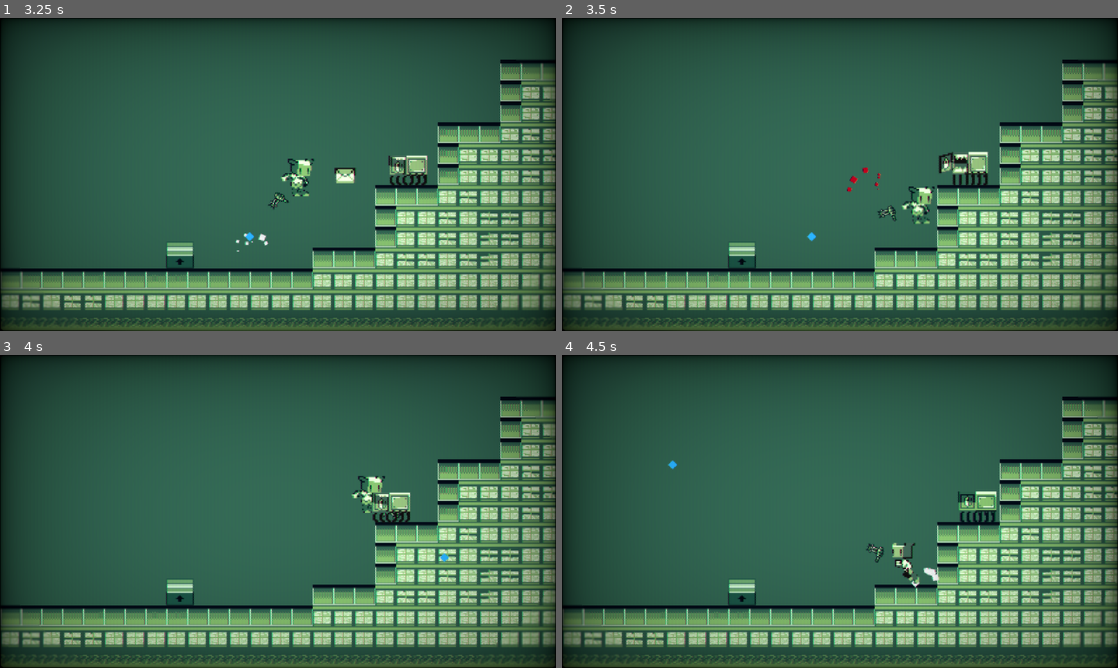
Above: before the commit, frames 1-4 (two rows, left to right).
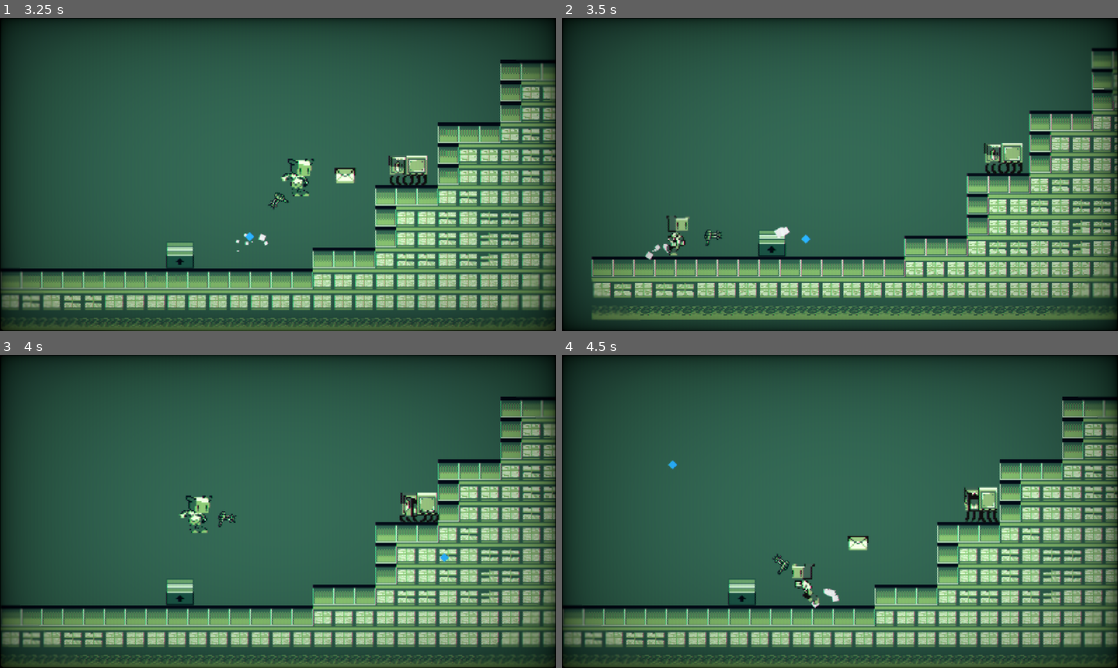
Above: after the commit, the same moments.

Repository: Joey451-OG/GMTK-24
Game: Godot game, scene res://levels/level1.tscn
Two runs of this game, one before a commit and one after it. Both use one fixed random seed, a clock stepped at 60 frames per second and the inputs below. This scene is started directly instead of the project's main scene.
Inputs (mouse positions are in pixels of both pictures, inside the frame that each line leads up to):
- Up to frame 1 (3.25 s): move the mouse to (183, 255) at 0.52 s; hold Shift (Sprint) 0.53-1.28 s; hold D (Right) 0.53-2.03 s; tap Space (Jump) at 0.77, 1.52, 3.02 s; move the mouse to (166, 190) at 1.27 s; click (166, 190) at 1.35 s; move the mouse to (333, 105) at 2.02 s; hold A (Left) 2.03-2.78 s; hold Right mouse button (rightClick) 2.03-2.78 s; move the mouse to (250, 237) at 2.77 s; hold D (Right) from 2.78 s (still down); tap Mouse wheel down (scrollDown) at 2.85 s
- Up to frame 2 (3.5 s): keep holding D (Right)
- Up to frame 3 (4 s): keep holding D (Right); move the mouse to (444, 558) at 3.52 s; tap Mouse wheel up (scrollUp) at 3.6 s; tap Space (Jump) at 3.77 s
- Up to frame 4 (4.5 s): move the mouse to (673, 464) at 4.27 s; release D (Right) at 4.28 s; hold A (Left) from 4.28 s (still down); tap Shift (Sprint) at 4.35 s

Frame 1 is identical in both runs. In frame 2, 33% of the frame differs, in the area x 0-100%, y 9-100%; in frame 3, 4.8%; in frame 4, 4.5%.
Error before the commit: Attempt to call function '_reset_scene' in base 'null instance' on a null instance. (res://scripts/gdscript/player_body.gd:191)

Commit message:
gave up on death ani

Diff:
--- a/levels/level1.tscn
+++ b/levels/level1.tscn
@@ -102,7 +102,7 @@
 [sub_resource type="RectangleShape2D" id="RectangleShape2D_ukmx6"]
 size = Vector2(34, 65)
 
-[node name="root2" type="Node2D" node_paths=PackedStringArray("box_handler")]
+[node name="root" type="Node2D" node_paths=PackedStringArray("box_handler")]
 script = ExtResource("1_msfih")
 box_handler = NodePath("Box_Handler")
 
--- a/scenes/base_baddie.tscn
+++ b/scenes/base_baddie.tscn
@@ -197,7 +197,7 @@
 scale = Vector2(1.95455, 1.95455)
 sprite_frames = SubResource("SpriteFrames_q8y8g")
 animation = &"idle"
-frame_progress = 0.911872
+frame_progress = 0.290565
 script = ExtResource("4_ui201")
 
 [node name="AnimationPlayer" type="AnimationPlayer" parent="."]
--- a/scenes/player_body.tscn
+++ b/scenes/player_body.tscn
@@ -356,7 +356,7 @@
 scale = Vector2(2.03125, 2.03125)
 sprite_frames = SubResource("SpriteFrames_cfan4")
 animation = &"death"
-frame_progress = 0.690348
+frame_progress = 0.666209
 script = ExtResource("5_xro1r")
 
 [node name="hitbox" type="Area2D" parent="."]
Binary file added: assets/floor_particle.png
Not shown, added: assets/floor_particle.png.import
